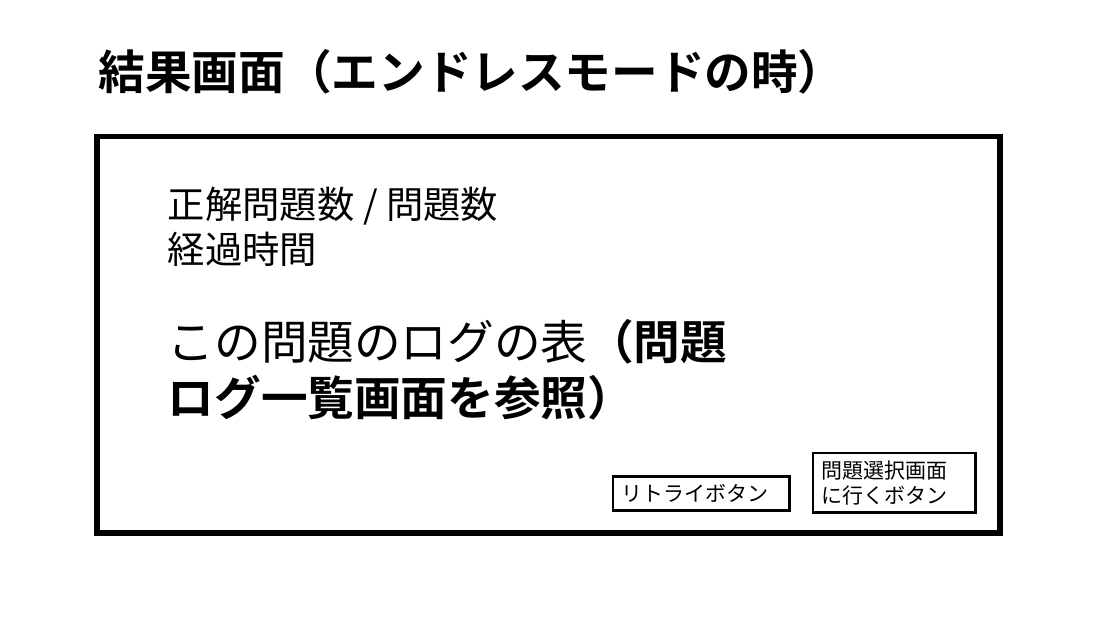
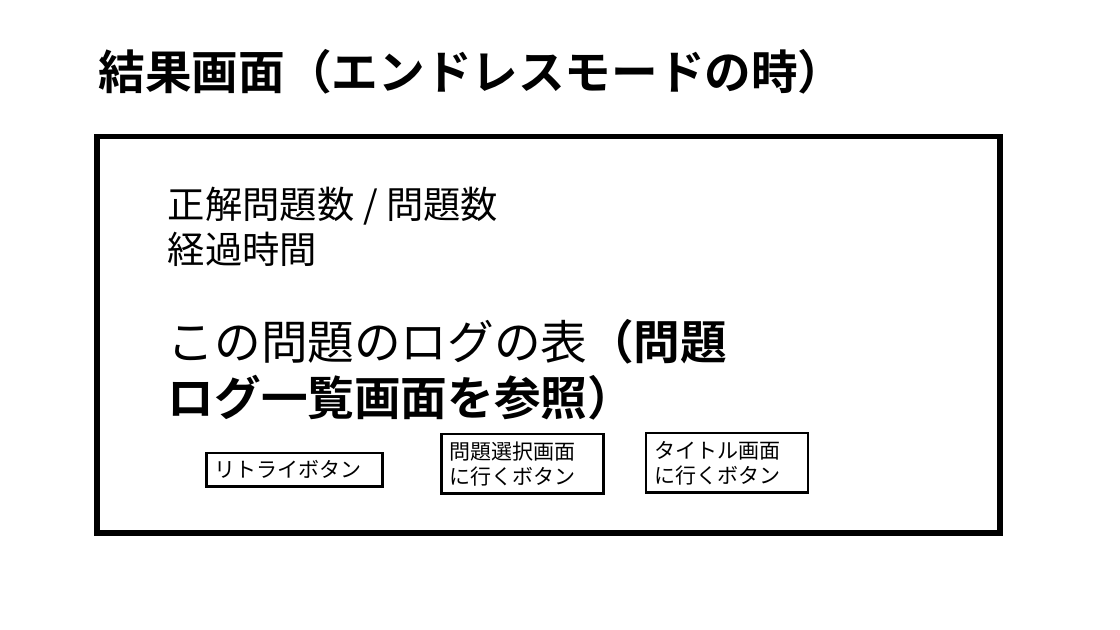
Before and after one commit to tanakai0/stdlib_py_typist, a slide deck: slide 12 of design.pptx. Drawn at 1120x630 pixels with LibreOffice and Linux fonts; fonts in the diff are those of the drawing. Boxes give left, top, right and bottom in pixels: in the first picture for what was removed or moved away, otherwise in the second. Text is boxed around its words. In the diff, an @@ line names an element or a change of style, - is before the commit and + after.

```diff
--- a/design.pptx
+++ b/design.pptx
@@ rectangle "問題選択画面に行くボタン": place and size @@
-rectangle "問題選択画面に行くボタン" at (813,453,975,513)
+rectangle "問題選択画面に行くボタン" at (441,434,603,494)
@@ rectangle added at (646,433,808,492), fill #FFFFFF, outline #000000 2.25 pt, 18 pt, text #000000 @@
+タイトル画面に行くボタン
@@ rectangle "リトライボタン": place and size @@
-rectangle "リトライボタン" at (613,476,790,510)
+rectangle "リトライボタン" at (206,453,382,486)
```
Also in this commit, not shown: 1 other file.
